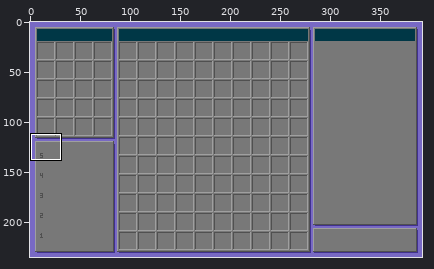
One commit to this pixel-art file: neueslayout_expanded.aseprite. Above, an overview of the earlier version with the close-up marked.
Close-up. Before the edit:
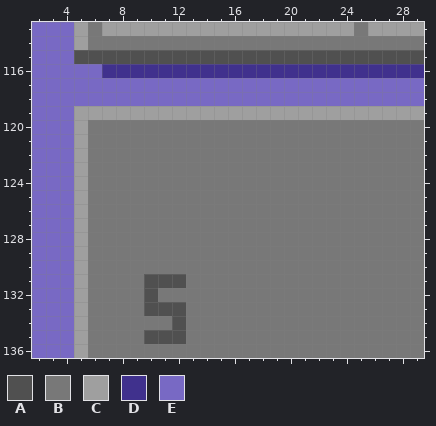
392x235 pixels, 1 frame. Shown: x 2..29, y 113..136.
Palette (. is transparent): A #505050  B #787878  C #9f9f9f  D #40318d  E #7869c4
Pixels before, first column x 2:
113 EEECBCCCCCCCCCCCCCCCCCCBCCCC
114 EEECBBBBBBBBBBBBBBBBBBBBBBBB
115 EEEAAAAAAAAAAAAAAAAAAAAAAAAA
116 EEEEEDDDDDDDDDDDDDDDDDDDDDDD
117 EEEEEEEEEEEEEEEEEEEEEEEEEEEE
118 EEEEEEEEEEEEEEEEEEEEEEEEEEEE
119 EEECCCCCCCCCCCCCCCCCCCCCCCCC
120 EEECBBBBBBBBBBBBBBBBBBBBBBBB
121 EEECBBBBBBBBBBBBBBBBBBBBBBBB
122 EEECBBBBBBBBBBBBBBBBBBBBBBBB
123 EEECBBBBBBBBBBBBBBBBBBBBBBBB
124 EEECBBBBBBBBBBBBBBBBBBBBBBBB
125 EEECBBBBBBBBBBBBBBBBBBBBBBBB
126 EEECBBBBBBBBBBBBBBBBBBBBBBBB
127 EEECBBBBBBBBBBBBBBBBBBBBBBBB
128 EEECBBBBBBBBBBBBBBBBBBBBBBBB
129 EEECBBBBBBBBBBBBBBBBBBBBBBBB
130 EEECBBBBBBBBBBBBBBBBBBBBBBBB
131 EEECBBBBAAABBBBBBBBBBBBBBBBB
132 EEECBBBBABBBBBBBBBBBBBBBBBBB
133 EEECBBBBAAABBBBBBBBBBBBBBBBB
134 EEECBBBBBBABBBBBBBBBBBBBBBBB
135 EEECBBBBAAABBBBBBBBBBBBBBBBB
136 EEECBBBBBBBBBBBBBBBBBBBBBBBB
The same view after the edit:
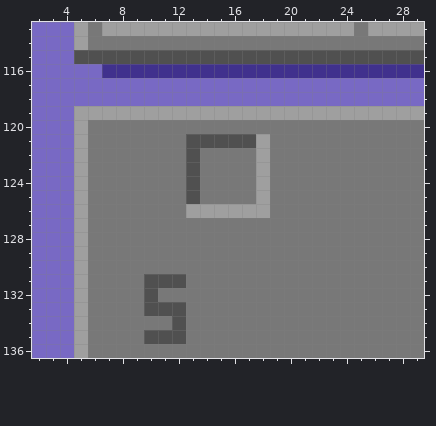
The edit:
layer "Layer 8" added
Changed rows in their new state; - is an unchanged pixel.
Layer "Layer 8":
first column x 13:
121 AAAAAC
122 A----C
123 A----C
124 A----C
125 A----C
126 CCCCCC
Changed places in both close-ups, as pixel boxes (x1, y1, x2, y2):
changed: (186, 134, 270, 218)
